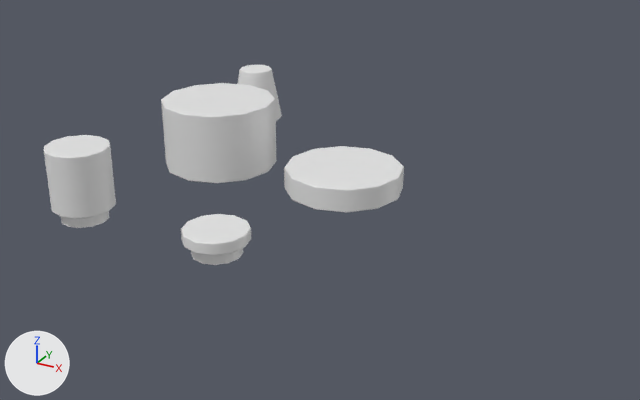
The Blender file datas/meshes/round.blend as it was, and as the next commit left it.
Camera for both pictures: a camera (50 mm lens) standing at (7.44, -7.44, 4.67) and looking at (2.1, 2.28, -0.19). The axes (+X, +Y, +Z) are drawn at lower left. The lights are the same throughout.

The first picture shows 'brickRound-1x1-lod0', 'brickRound-2x2-lod0', 'cone-1x1-lod0', 'tileRound-1x1-lod0', 'tileRound-2x2-lod0'.
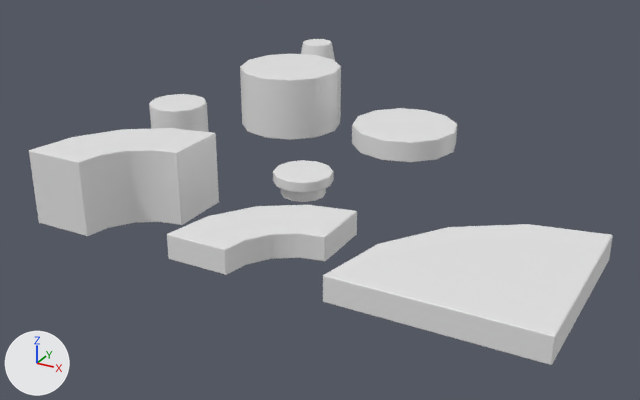
Commit message: Add new bricks.

Location of each change, [x1, y1, x2, y2] in pixels of the pictures (640 x 400 px):
'tileCornerRound-3x3-lod0', added
    after: [323, 224, 613, 365]
'brickCornerRound-2x2-lod0', added
    after: [29, 128, 219, 236]
'brickRound-2x2-lod0', moved
    before: [161, 83, 277, 183]
    after: [240, 54, 341, 140]
'tileRound-2x2-lod0', moved
    before: [284, 146, 404, 213]
    after: [352, 108, 457, 162]
'tileCornerRound-2x2-lod0', added
    after: [167, 205, 357, 275]
'brickRound-1x1-lod0', moved
    before: [44, 135, 116, 228]
    after: [149, 94, 208, 132]
'tileRound-1x1-lod0', moved
    before: [181, 214, 251, 265]
    after: [273, 160, 334, 202]
'cone-1x1-lod0', moved
    before: [237, 65, 282, 121]
    after: [301, 39, 335, 61]

The change, as a list of edits to the scene's bpy script:
```text
Add me_tilecornerround_3x3_lod0:
    me_tilecornerround_3x3_lod0.from_pydata(...)  # 12 vertices, 14 faces; spans x -0.4..2.0, y -0.4..2.0, z 0.0..0.32
    me_tilecornerround_3x3_lod0.polygons.foreach_set('use_smooth', [True] * 14)
Add me_tilecornerround_2x2_lod0:
    me_tilecornerround_2x2_lod0.from_pydata(...)  # 20 vertices, 18 faces; spans x -0.4..1.2, y -0.4..1.2, z 0.0..0.32
    me_tilecornerround_2x2_lod0.polygons.foreach_set('use_smooth', [True] * 18)
Add me_brickcornerround_2x2_lod0:
    me_brickcornerround_2x2_lod0.from_pydata(...)  # 20 vertices, 18 faces; spans x -0.4..1.2, y -0.4..1.2, z 0.0..0.96
    me_brickcornerround_2x2_lod0.polygons.foreach_set('use_smooth', [True] * 18)
Change ob_brickround_1x1_lod0:
    ob_brickround_1x1_lod0.location: (0.0, 0.0, 0.0) -> (0.0, 2.0, 0.0)
Change ob_cone_1x1_lod0:
    ob_cone_1x1_lod0.location: (0.0, 4.0, 0.0) -> (0.0, 6.0, 0.0)
Change ob_brickround_2x2_lod0:
    ob_brickround_2x2_lod0.location: (0.0, 2.0, 0.0) -> (0.0, 4.0, 0.0)
Change ob_tileround_1x1_lod0:
    ob_tileround_1x1_lod0.location: (2.0, 0.0, 0.0) -> (2.0, 2.0, 0.0)
Change ob_tileround_2x2_lod0:
    ob_tileround_2x2_lod0.location: (2.0, 2.0, 0.0) -> (2.0, 4.0, 0.0)
Add ob_tilecornerround_3x3_lod0:
    ob_tilecornerround_3x3_lod0 = bpy.data.objects.new('tileCornerRound-3x3-lod0', me_tilecornerround_3x3_lod0)
    ob_tilecornerround_3x3_lod0.location = (4.0, 0.0, 0.0)
    _m = ob_tilecornerround_3x3_lod0.modifiers.new('Bevel', 'BEVEL')
    _m.width = 0.01
    _m.width_pct = 0.01
    _m = ob_tilecornerround_3x3_lod0.modifiers.new('EdgeSplit', 'EDGE_SPLIT')
Add ob_tilecornerround_2x2_lod0:
    ob_tilecornerround_2x2_lod0 = bpy.data.objects.new('tileCornerRound-2x2-lod0', me_tilecornerround_2x2_lod0)
    ob_tilecornerround_2x2_lod0.location = (2.0, 0.0, 0.0)
    _m = ob_tilecornerround_2x2_lod0.modifiers.new('Bevel', 'BEVEL')
    _m.width = 0.01
    _m.width_pct = 0.01
    _m = ob_tilecornerround_2x2_lod0.modifiers.new('EdgeSplit', 'EDGE_SPLIT')
Add ob_brickcornerround_2x2_lod0:
    ob_brickcornerround_2x2_lod0 = bpy.data.objects.new('brickCornerRound-2x2-lod0', me_brickcornerround_2x2_lod0)
    ob_brickcornerround_2x2_lod0.location = (0.0, 0.0, 0.0)
    _m = ob_brickcornerround_2x2_lod0.modifiers.new('Bevel', 'BEVEL')
    _m.width = 0.01
    _m.width_pct = 0.01
    _m = ob_brickcornerround_2x2_lod0.modifiers.new('EdgeSplit', 'EDGE_SPLIT')
```
